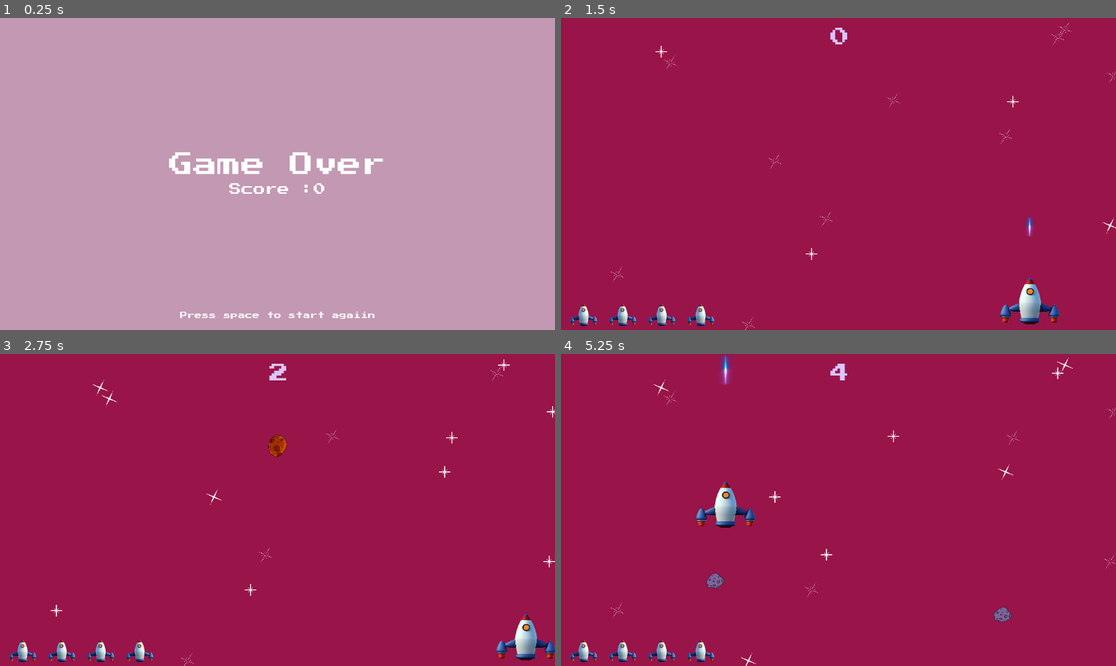
Above: before the commit, frames 1-4 (two rows, left to right).
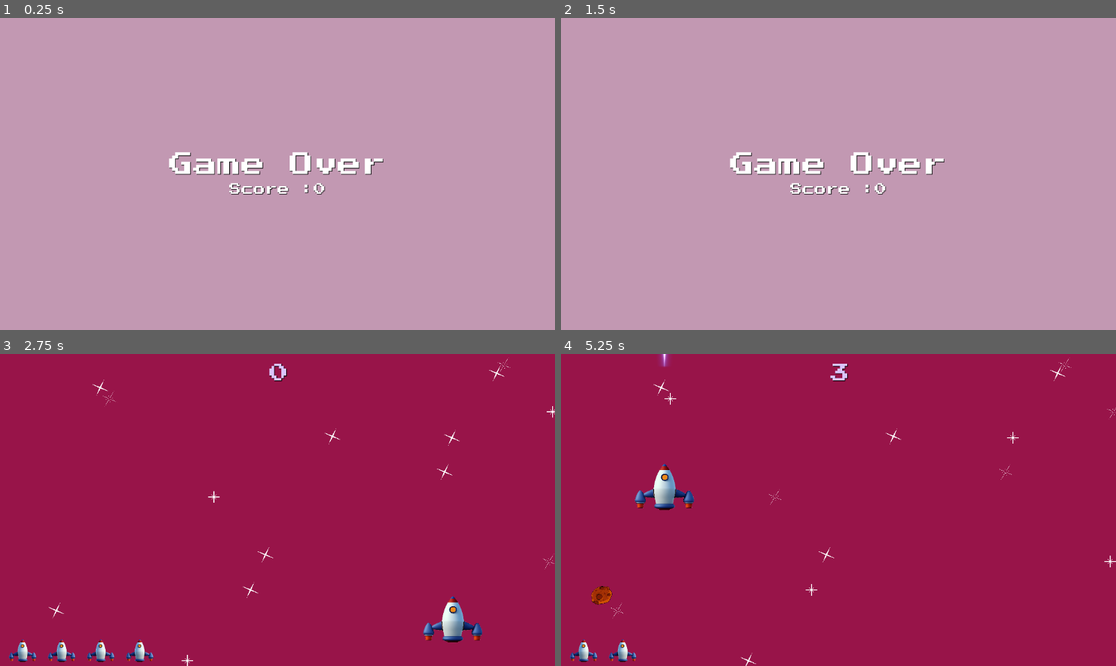
Above: after the commit, the same moments.

Repository: Alaa-Khaled210/Meteors-War
Game: Godot game, scene res://scense/game_over.tscn
Two runs of this game, one before a commit and one after it. Both use one fixed random seed, a clock stepped at 60 frames per second and the inputs below. This scene is started directly instead of the project's main scene.
Inputs:
- Up to frame 1 (0.25 s): no input
- Up to frame 2 (1.5 s): tap Space (Shoot) at 0.5, 1.35 s; hold Right (right) 0.53-1.28 s; hold Space (Shoot) 0.53-1.28 s; hold Down (down) from 1.28 s (still down)
- Up to frame 3 (2.75 s): release Down (down) at 2.03 s; hold Right (right) from 2.03 s (still down); hold Space (Shoot) from 2.03 s (still down)
- Up to frame 4 (5.25 s): release Right (right) at 2.78 s; release Space (Shoot) at 2.78 s; hold Up (up) 2.78-3.53 s; tap Space (Shoot) at 2.85, 4.35 s; hold Space (Shoot) 3.53-4.28 s; hold Left (left) 3.53-5.03 s; hold Down (down) from 5.03 s (still down); hold Space (Shoot) from 5.03 s (still down)

The runs differ from the first frame. In frame 1, 0.7% of the frame differs, in the area x 30-70%, y 43-97%; in frame 2, 100%, in the area x 0-100%, y 0-100%; in frame 3, 2.0%; in frame 4, 2.8%.

Commit message:
press space key and check if it visible to move level

Diff:
--- a/scense/game_over.gd
+++ b/scense/game_over.gd
@@ -5,11 +5,15 @@
 # Called every frame. 'delta' is the elapsed time since the previous frame.\
 func _ready() -> void:
 	$CenterContainer/VBoxContainer/Label2.text=$CenterContainer/VBoxContainer/Label2.text +str(Global.score)
-
+	$MarginContainer/Label.hide()
+	await get_tree().create_timer(2).timeout
+	$MarginContainer/Label.show()
 #func _process(_delta: float) -> void:
 	#if Input.is_action_just_pressed("Shoot"):
 		#get_tree().change_scene_to_packed(level_scene)
 
+
 func _input(event: InputEvent) -> void:
-	if event.is_action_pressed("Shoot"):
+	if event.is_action_pressed("Shoot") and $MarginContainer/Label.is_visible_in_tree():
+		#await get_tree().create_timer(2).timeout
 		get_tree().change_scene_to_packed(level_scene)
--- a/scense/game_over.tscn
+++ b/scense/game_over.tscn
@@ -1,8 +1,9 @@
-[gd_scene load_steps=4 format=3 uid="uid://c4gealged4jk5"]
+[gd_scene load_steps=5 format=3 uid="uid://c4gealged4jk5"]
 
 [ext_resource type="Script" uid="uid://blsdyvjqr8g5t" path="res://scense/game_over.gd" id="1_3imhc"]
 [ext_resource type="FontFile" uid="uid://crgknw0a00f6k" path="res://Graphic/Fonts/PressStart2P-Regular.ttf" id="1_jic06"]
 [ext_resource type="PackedScene" uid="uid://ce6y6qjtkyntq" path="res://scense/level.tscn" id="2_ln6ue"]
+[ext_resource type="AudioStream" uid="uid://cbr2jbyl1812i" path="res://Audio/mixkit-player-losing-or-failing-2042.wav" id="4_r8gqb"]
 
 [node name="GameOver" type="Control"]
 layout_mode = 3
@@ -37,6 +38,7 @@
 
 [node name="Label" type="Label" parent="CenterContainer/VBoxContainer"]
 layout_mode = 2
+theme_override_colors/font_shadow_color = Color(0, 0, 0, 1)
 theme_override_fonts/font = ExtResource("1_jic06")
 theme_override_font_sizes/font_size = 50
 text = "Game Over"
@@ -44,6 +46,7 @@
 
 [node name="Label2" type="Label" parent="CenterContainer/VBoxContainer"]
 layout_mode = 2
+theme_override_colors/font_shadow_color = Color(0, 0, 0, 1)
 theme_override_fonts/font = ExtResource("1_jic06")
 theme_override_font_sizes/font_size = 25
 text = "Score :"
@@ -65,6 +68,11 @@
 
 [node name="Label" type="Label" parent="MarginContainer"]
 layout_mode = 2
+theme_override_colors/font_shadow_color = Color(0.791556, 7.21961e-07, 0.476815, 1)
 theme_override_fonts/font = ExtResource("1_jic06")
 theme_override_font_sizes/font_size = 15
 text = "Press space to start agaiin"
+
+[node name="AudioStreamPlayer2D" type="AudioStreamPlayer2D" parent="."]
+stream = ExtResource("4_r8gqb")
+autoplay = true
--- a/scense/ui.tscn
+++ b/scense/ui.tscn
@@ -19,6 +19,7 @@
 [node name="Label" type="Label" parent="MarginContainer"]
 layout_mode = 2
 theme_override_colors/font_color = Color(0.85779, 0.773406, 0.99277, 1)
+theme_override_colors/font_shadow_color = Color(0, 0, 0, 1)
 theme_override_fonts/font = ExtResource("1_ix2n3")
 theme_override_font_sizes/font_size = 40
 text = "0"
Not shown, added: Audio/mixkit-player-losing-or-failing-2042.wav.import
Not shown, added: Audio/mixkit-player-losing-or-failing-2042.wav
